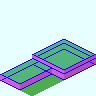
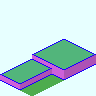
Comparing the layer stacks of the two 96×96 images. Changes:
painted on "Base_Plate_1x2-W.png" over [2, 43, 96, 80]
